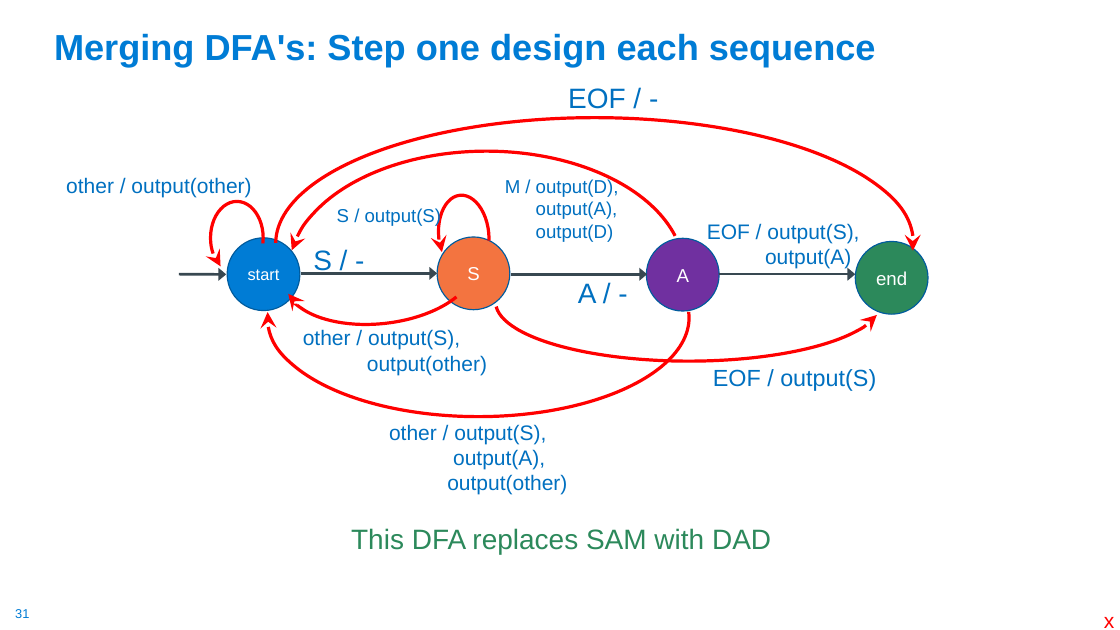
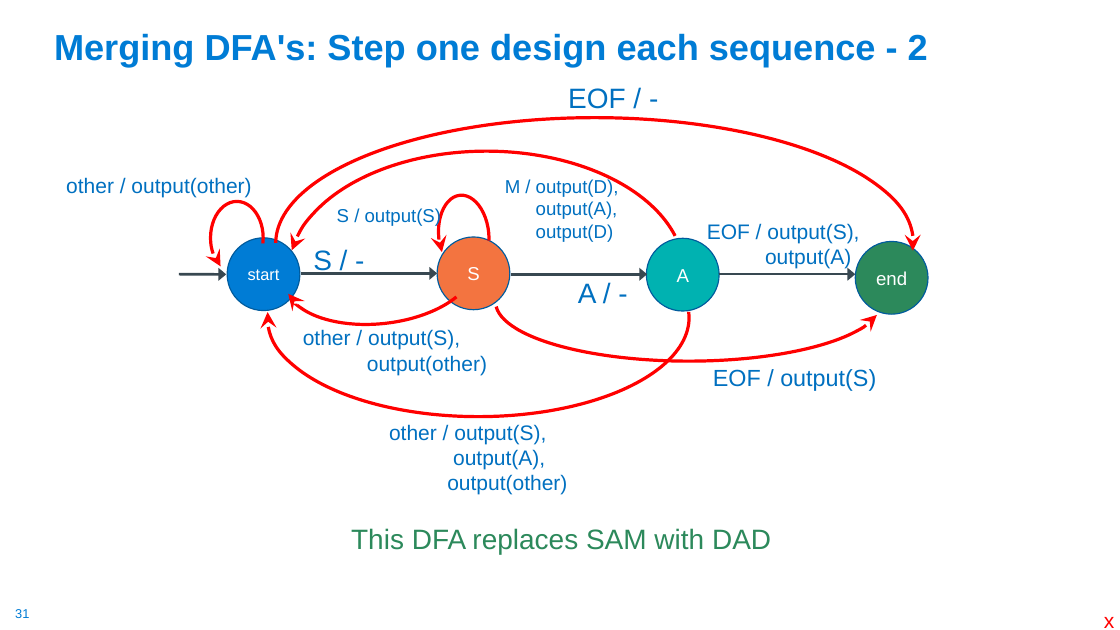
Before and after one commit to cse30-sp24/Muller-Slides, a slide deck: slide 31 of 01-C-Part1.pptx. Drawn at 1120x630 pixels with LibreOffice and Linux fonts; fonts in the diff are those of the drawing. Boxes give left, top, right and bottom in pixels: in the first picture for what was removed or moved away, otherwise in the second. Text is boxed around its words. In the diff, an @@ line names an element or a change of style, - is before the commit and + after.

```diff
--- a/01-C-Part1.pptx
+++ b/01-C-Part1.pptx
@@ title at bbox=[54, 33, 928, 67]: text changed @@
-Merging DFA's: Step one design each sequence
+Merging DFA's: Step one design each sequence - 2
@@ ellipse "A" at bbox=[647, 239, 720, 312]: fill #7030A0 to #00B2B1 @@
```
Also in this commit, not shown: 12 other slides changed, 1 slide added, 1 other file.
